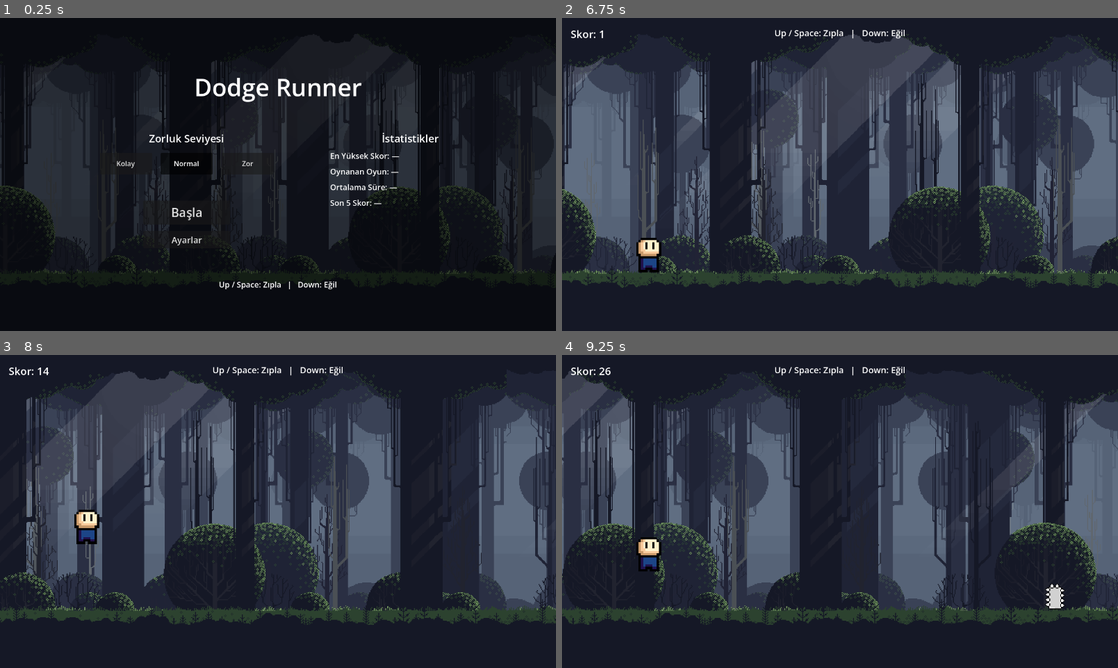
Above: before the commit, frames 1-4 (two rows, left to right).
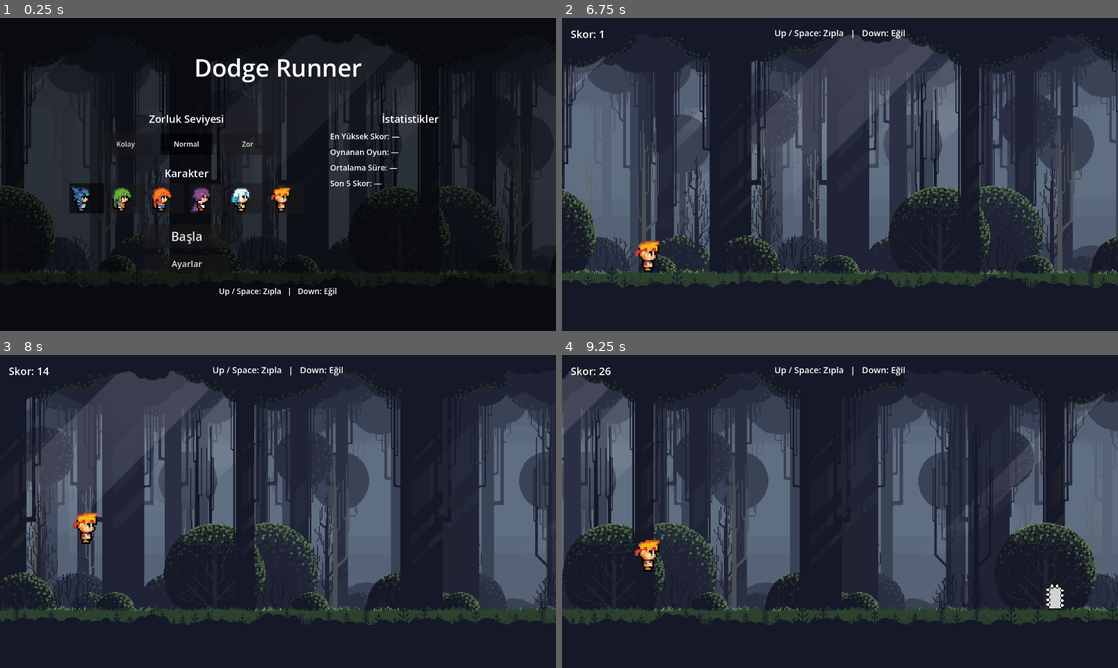
Above: after the commit, the same moments.

Repository: eorhan23/Dodge-Runner
Game: Godot game, scene res://scenes/MainMenu.tscn
Same seed, same stepped clock (60 frames per second), same inputs: the game is played once before the commit and once after it. Sound files missing from this copy of the repository are replaced by a short silence.
Inputs (mouse positions are in pixels of both pictures, inside the frame that each line leads up to):
- Up to frame 1 (0.25 s): no input
- Up to frame 2 (6.75 s): click (650, 199) at 0.52 s; click (689, 199) at 1.27 s; click (728, 199) at 2.02 s; click (767, 199) at 2.77 s; click (806, 199) at 3.52 s; click (851, 199) at 4.27 s; click "Normal" at 5 s; click "Normal" at 5.75 s; click "Başla" at 6.5 s
- Up to frame 3 (8 s): hold Down (duck) from 7.28 s (still down); tap Up (jump) at 7.52, 7.55, 7.82 s
- Up to frame 4 (9.25 s): release Down (duck) at 8.03 s; tap Up (jump) at 8.1, 8.27, 8.57, 9.05 s; tap Down (duck) at 8.3 s; hold Down (duck) from 8.78 s (still down)

The runs differ from the first frame. In frame 1, 5.1% of the frame differs, in the area x 12-79%, y 12-89%; in frame 2, 0.4%; in frame 3, 0.4%; in frame 4, 0.4%.

Commit message:
Faz 11 tamamlandı

Diff:
--- a/src/project.godot
+++ b/src/project.godot
@@ -21,6 +21,7 @@
 AudioManager="*res://scripts/AudioManager.gd"
 StatsManager="*res://scripts/StatsManager.gd"
 SettingsManager="*res://scripts/SettingsManager.gd"
+CharacterManager="*res://scripts/CharacterManager.gd"
 
 [display]
 
--- a/src/scenes/MainMenu.tscn
+++ b/src/scenes/MainMenu.tscn
@@ -22,27 +22,27 @@
 
 [node name="TitleLabel" type="Label" parent="."]
 offset_left = 340.0
-offset_top = 120.0
+offset_top = 75.0
 offset_right = 940.0
-offset_bottom = 190.0
+offset_bottom = 145.0
 theme_override_font_sizes/font_size = 56
 horizontal_alignment = 1
 text = "Dodge Runner"
 
 [node name="DifficultyLabel" type="Label" parent="."]
 offset_left = 150.0
-offset_top = 260.0
+offset_top = 215.0
 offset_right = 710.0
-offset_bottom = 292.0
+offset_bottom = 247.0
 theme_override_font_sizes/font_size = 24
 horizontal_alignment = 1
 text = "Zorluk Seviyesi"
 
 [node name="DifficultyButtons" type="HBoxContainer" parent="."]
 offset_left = 230.0
-offset_top = 310.0
+offset_top = 265.0
 offset_right = 630.0
-offset_bottom = 360.0
+offset_bottom = 315.0
 theme_override_constants/separation = 20
 alignment = 1
 
@@ -65,27 +65,44 @@
 button_group = SubResource("ButtonGroup_1")
 text = "Zor"
 
+[node name="CharacterLabel" type="Label" parent="."]
+offset_left = 150.0
+offset_top = 340.0
+offset_right = 710.0
+offset_bottom = 372.0
+theme_override_font_sizes/font_size = 24
+horizontal_alignment = 1
+text = "Karakter"
+
+[node name="CharacterButtons" type="HBoxContainer" parent="."]
+offset_left = 150.0
+offset_top = 380.0
+offset_right = 710.0
+offset_bottom = 450.0
+theme_override_constants/separation = 12
+alignment = 1
+
 [node name="StartButton" type="Button" parent="."]
 offset_left = 330.0
-offset_top = 420.0
+offset_top = 475.0
 offset_right = 530.0
-offset_bottom = 475.0
+offset_bottom = 530.0
 theme_override_font_sizes/font_size = 28
 text = "Başla"
 
 [node name="SettingsButton" type="Button" parent="."]
 offset_left = 330.0
-offset_top = 490.0
+offset_top = 545.0
 offset_right = 530.0
-offset_bottom = 530.0
+offset_bottom = 585.0
 theme_override_font_sizes/font_size = 20
 text = "Ayarlar"
 
 [node name="StatsPanel" type="VBoxContainer" parent="."]
 offset_left = 760.0
-offset_top = 260.0
+offset_top = 215.0
 offset_right = 1130.0
-offset_bottom = 475.0
+offset_bottom = 430.0
 theme_override_constants/separation = 10
 
 [node name="StatsTitle" type="Label" parent="StatsPanel"]
@@ -112,9 +129,9 @@
 
 [node name="ControlsLabel" type="Label" parent="."]
 offset_left = 340.0
-offset_top = 600.0
+offset_top = 615.0
 offset_right = 940.0
-offset_bottom = 632.0
+offset_bottom = 647.0
 theme_override_font_sizes/font_size = 18
 horizontal_alignment = 1
 text = "Yukarı Ok: Zıpla   |   Aşağı Ok: Eğil"
--- /dev/null
+++ b/src/scripts/CharacterManager.gd
@@ -0,0 +1,107 @@
+extends Node
+
+const SAVE_PATH := "user://settings.cfg"
+const SECTION := "character"
+
+# Ortadaki kare bacakları bitişik duruş pozudur; zıplama/eğilmede ve menü
+# önizlemesinde bu kullanılır. Koşarken ise aynı kare iki adım arasındaki
+# "geçiş" pozu görevi görür, bu yüzden döngü üç kareyi sırayla oynatır.
+const IDLE_FRAME := 1
+const RUN_FRAMES := [0, 1, 2]
+
+# Her karakterin 3 koşma karesi. Dosya adları karakterden karaktere farklı
+# olduğu için tam yolları burada tutuyoruz.
+const CHARACTERS := [
+	{
+		"id": "blue",
+		"label": "Mavi",
+		"frames": [
+			"res://assets/sprites/characters/blue/character82.png",
+			"res://assets/sprites/characters/blue/character83.png",
+			"res://assets/sprites/characters/blue/character84.png",
+		],
+	},
+	{
+		"id": "green",
+		"label": "Yeşil",
+		"frames": [
+			"res://assets/sprites/characters/green/character178.png",
+			"res://assets/sprites/characters/green/character179.png",
+			"res://assets/sprites/characters/green/character180.png",
+		],
+	},
+	{
+		"id": "orange",
+		"label": "Turuncu",
+		"frames": [
+			"res://assets/sprites/characters/orange/character175.png",
+			"res://assets/sprites/characters/orange/character176.png",
+			"res://assets/sprites/characters/orange/character177.png",
+		],
+	},
+	{
+		"id": "purple",
+		"label": "Mor",
+		"frames": [
+			"res://assets/sprites/characters/purple/character31.png",
+			"res://assets/sprites/characters/purple/character32.png",
+			"res://assets/sprites/characters/purple/character33.png",
+		],
+	},
+	{
+		"id": "white",
+		"label": "Beyaz",
+		"frames": [
+			"res://assets/sprites/characters/white/character28.png",
+			"res://assets/sprites/characters/white/character29.png",
+			"res://assets/sprites/characters/white/character30.png",
+		],
+	},
+	{
+		"id": "yellow",
+		"label": "Sarı",
+		"frames": [
+			"res://assets/sprites/characters/yellow/character217.png",
+			"res://assets/sprites/characters/yellow/character218.png",
+			"res://assets/sprites/characters/yellow/character219.png",
+		],
+	},
+]
+
+var _config := ConfigFile.new()
+var selected_index := 0
+
+
+func _ready() -> void:
+	# Ayarlar dosyası tuş atamaları ve ses seviyeleriyle paylaşılıyor.
+	_config.load(SAVE_PATH)
+	selected_index = _config.get_value(SECTION, "selected", 0)
+	# Kayıt bozuksa veya karakter listesi küçüldüyse geçerli bir değere düş.
+	if selected_index < 0 or selected_index >= CHARACTERS.size():
+		selected_index = 0
+
+
+func select(index: int) -> void:
+	if index < 0 or index >= CHARACTERS.size():
+		return
+	selected_index = index
+	_config.set_value(SECTION, "selected", index)
+	_config.save(SAVE_PATH)
+
+
+func get_selected() -> Dictionary:
+	return CHARACTERS[selected_index]
+
+
+func get_frames() -> Array:
+	# Seçili karakterin 3 koşma karesini yüklenmiş doku olarak döndürür.
+	var textures := []
+	for path in CHARACTERS[selected_index]["frames"]:
+		textures.append(load(path))
+	return textures
+
+
+func get_preview_texture(index: int) -> Texture2D:
+	# Menüdeki seçim düğmeleri için duruş karesi (bacaklar bitişik) kullanılır;
+	# ilk iki kare koşma adımlarıdır ve durağan bir önizleme için uygun değildir.
+	return load(CHARACTERS[index]["frames"][IDLE_FRAME])
--- a/src/scripts/MainMenu.gd
+++ b/src/scripts/MainMenu.gd
@@ -10,9 +10,13 @@
 @onready var games_played_label: Label = $StatsPanel/GamesPlayedLabel
 @onready var average_time_label: Label = $StatsPanel/AverageTimeLabel
 @onready var recent_scores_label: Label = $StatsPanel/RecentScoresLabel
+@onready var character_buttons: HBoxContainer = $CharacterButtons
+
+var _character_buttons: Array = []
 
 
 func _ready() -> void:
+	_build_character_buttons()
 	easy_button.pressed.connect(_on_difficulty_selected.bind(GameManager.Difficulty.EASY))
 	normal_button.pressed.connect(_on_difficulty_selected.bind(GameManager.Difficulty.NORMAL))
 	hard_button.pressed.connect(_on_difficulty_selected.bind(GameManager.Difficulty.HARD))
@@ -20,6 +24,33 @@
 	settings_button.pressed.connect(_on_settings_pressed)
 	controls_label.text = SettingsManager.get_controls_hint()
 	_sync_selection()
+
+
+func _build_character_buttons() -> void:
+	var group := ButtonGroup.new()
+	for index in CharacterManager.CHARACTERS.size():
+		var button := Button.new()
+		button.custom_minimum_size = Vector2(80, 70)
+		button.toggle_mode = true
+		button.button_group = group
+		button.icon = CharacterManager.get_preview_texture(index)
+		# 16x20 piksel sprite'lar buton içinde küçük kalır; genişleterek büyütüyoruz.
+		button.expand_icon = true
+		button.tooltip_text = CharacterManager.CHARACTERS[index]["label"]
+		button.pressed.connect(_on_character_selected.bind(index))
+		character_buttons.add_child(button)
+		_character_buttons.append(button)
+
+
+func _on_character_selected(index: int) -> void:
+	AudioManager.play_ui_click()
+	CharacterManager.select(index)
+	_sync_character_selection()
+
+
+func _sync_character_selection() -> void:
+	for index in _character_buttons.size():
+		_character_buttons[index].button_pressed = index == CharacterManager.selected_index
 
 
 func _on_difficulty_selected(new_difficulty: GameManager.Difficulty) -> void:
@@ -32,6 +63,7 @@
 	easy_button.button_pressed = GameManager.difficulty == GameManager.Difficulty.EASY
 	normal_button.button_pressed = GameManager.difficulty == GameManager.Difficulty.NORMAL
 	hard_button.button_pressed = GameManager.difficulty == GameManager.Difficulty.HARD
+	_sync_character_selection()
 	_refresh_stats()
 
 
--- a/src/scripts/Player.gd
+++ b/src/scripts/Player.gd
@@ -9,16 +9,41 @@
 const RUN_HEIGHT := 80.0
 const DUCK_HEIGHT := 40.0
 const WIDTH := 40.0
+# Normal oyun hızındaki (speed_multiplier = 1.0) kare tempo; oyun hızlandıkça
+# aynı çarpanla ölçeklenir, böylece koşu animasyonu zemin hızıyla uyumlu kalır.
+const BASE_ANIM_FPS := 10.0
 
 var state: State = State.RUNNING
 
 @onready var collision_shape: CollisionShape2D = $CollisionShape2D
 @onready var visual: Sprite2D = $Sprite2D
 
+var _frames: Array = []
+var _frame_index := 0
+var _anim_timer := 0.0
+
 
 func _ready() -> void:
 	global_position.x = FIXED_X
+	_frames = CharacterManager.get_frames()
+	_set_static_frame()
 	_update_shape(RUN_HEIGHT)
+
+
+func _process(delta: float) -> void:
+	# Animasyon yalnızca koşarken oynar; zıplama ve eğilmede kare sabit kalır.
+	if state != State.RUNNING or _frames.size() < 3:
+		return
+
+	# Oyun hızlandıkça adımlar da hızlanır (zemin kayma hızıyla aynı çarpan).
+	var fps := BASE_ANIM_FPS * GameManager.speed_multiplier
+	_anim_timer += delta
+	var frame_duration := 1.0 / fps
+	if _anim_timer >= frame_duration:
+		_anim_timer -= frame_duration
+		var run_frames: Array = CharacterManager.RUN_FRAMES
+		_frame_index = (_frame_index + 1) % run_frames.size()
+		visual.texture = _frames[run_frames[_frame_index]]
 
 
 func _physics_process(delta: float) -> void:
@@ -40,14 +65,25 @@
 			state = State.JUMPING
 			velocity.y = JUMP_VELOCITY
 			AudioManager.play_jump()
+			_set_static_frame()
 			_update_shape(RUN_HEIGHT)
 		elif Input.is_action_pressed("duck"):
 			if state != State.DUCKING:
 				state = State.DUCKING
+				_set_static_frame()
 				_update_shape(DUCK_HEIGHT)
 		elif state == State.DUCKING:
 			state = State.RUNNING
 			_update_shape(RUN_HEIGHT)
+
+
+func _set_static_frame() -> void:
+	# Zıplama/eğilme sırasında animasyon durur; bacakları bitişik duruş karesi kullanılır.
+	if _frames.size() <= CharacterManager.IDLE_FRAME:
+		return
+	_frame_index = 0
+	_anim_timer = 0.0
+	visual.texture = _frames[CharacterManager.IDLE_FRAME]
 
 
 func _update_shape(height: float) -> void:
Not shown, added: src/assets/audio/sfx/game/hit.mp3.import
Not shown, added: src/scripts/CharacterManager.gd.uid
Not shown, changed: docs/Architecture.md
Not shown, added: src/assets/audio/sfx/game/hit.mp3
Not shown, changed: tasks/Tasks.md
